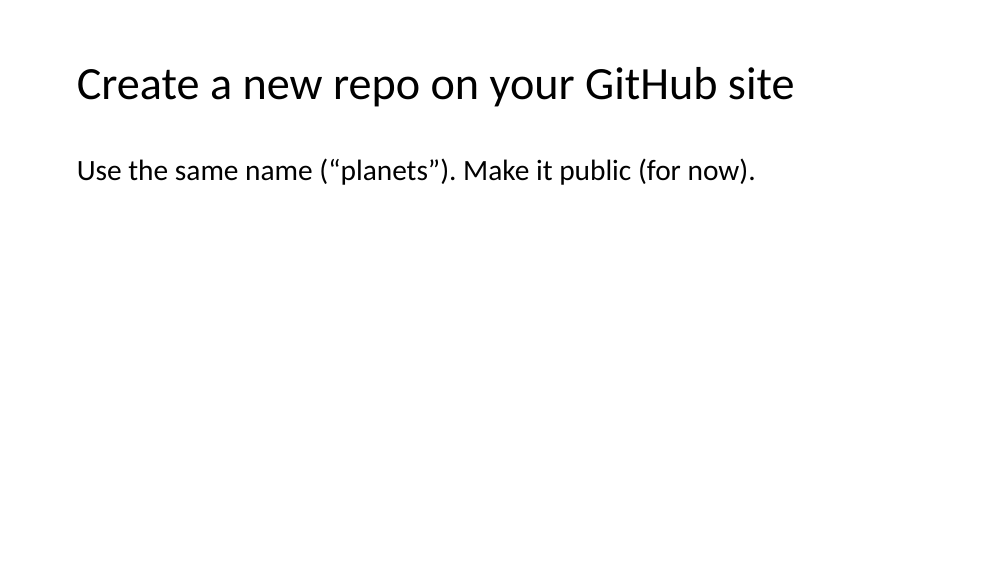
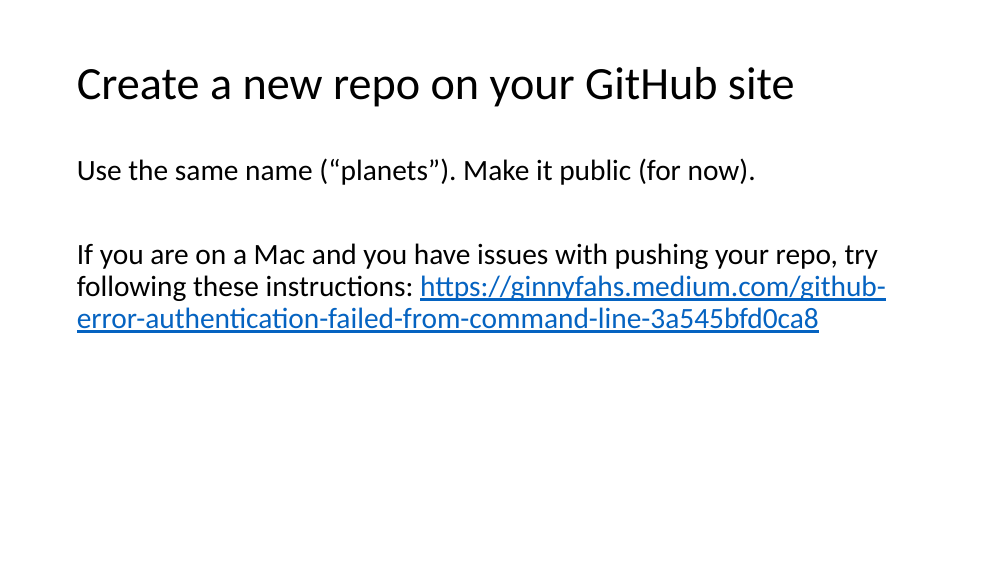
Before and after one commit to nuitrcs/introGit, a slide deck: slide 18 of introGit.pptx. Drawn at 1008x567 pixels with LibreOffice and Linux fonts; fonts in the diff are those of the drawing. Boxes give left, top, right and bottom in pixels: in the first picture for what was removed or moved away, otherwise in the second. Text is boxed around its words. In the diff, an @@ line names an element or a change of style, - is before the commit and + after.

```diff
--- a/introGit.pptx
+++ b/introGit.pptx
@@ text at (x1=77, y1=243, x2=886, y2=333): paragraph added @@
+If you are on a Mac and you have issues with pushing your repo, try following these instructions: https://ginnyfahs.medium.com/github-error-authentication-failed-from-command-line-3a545bfd0ca8
```
Also in this commit, not shown: 1 other slide changed.
